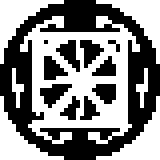
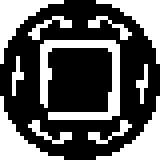
Layers edited between the first and the second 160x160 image:
painted on "bad" over [left=32, top=32, right=128, bottom=128]
hid "good", painted on it over [left=32, top=32, right=128, bottom=128]
renamed "them" to "other", hid it, painted on it over [left=40, top=44, right=116, bottom=120]
hid "us", painted on it over [left=32, top=36, right=124, bottom=124]
hid "you", painted on it over [left=32, top=76, right=124, bottom=88]
hid "i", painted on it over [left=76, top=36, right=88, bottom=124]
renamed "Layer 1 copy" to "motif", painted on it over [left=12, top=20, right=148, bottom=128]
